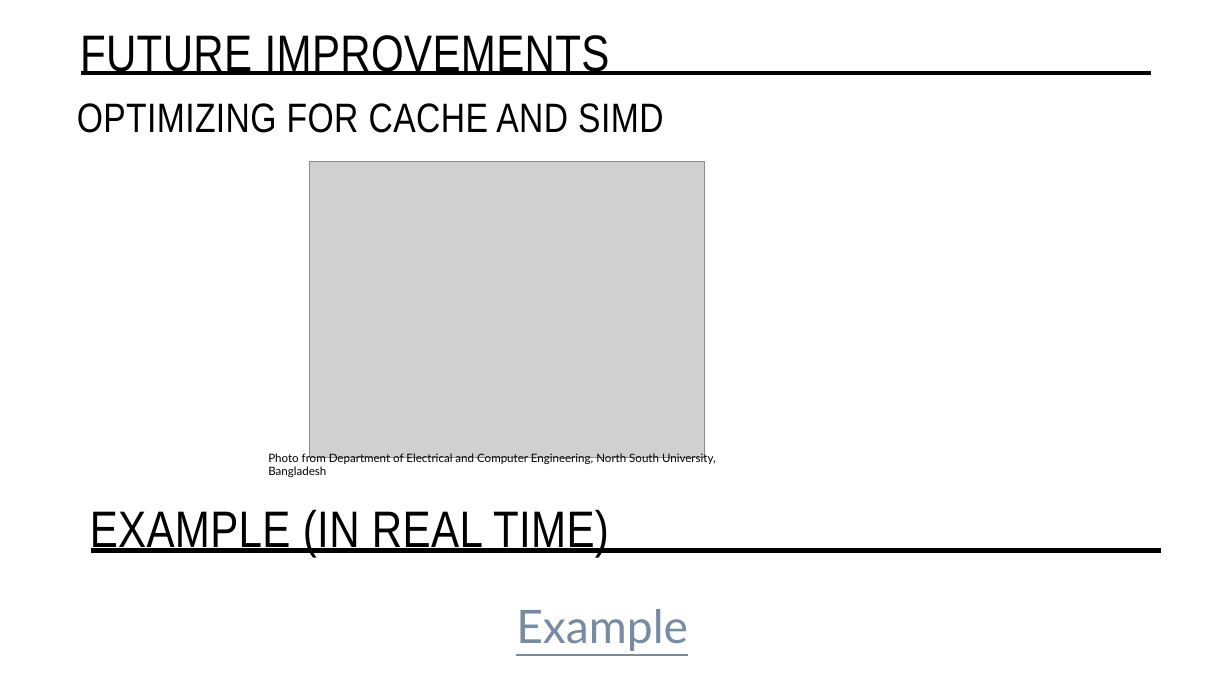
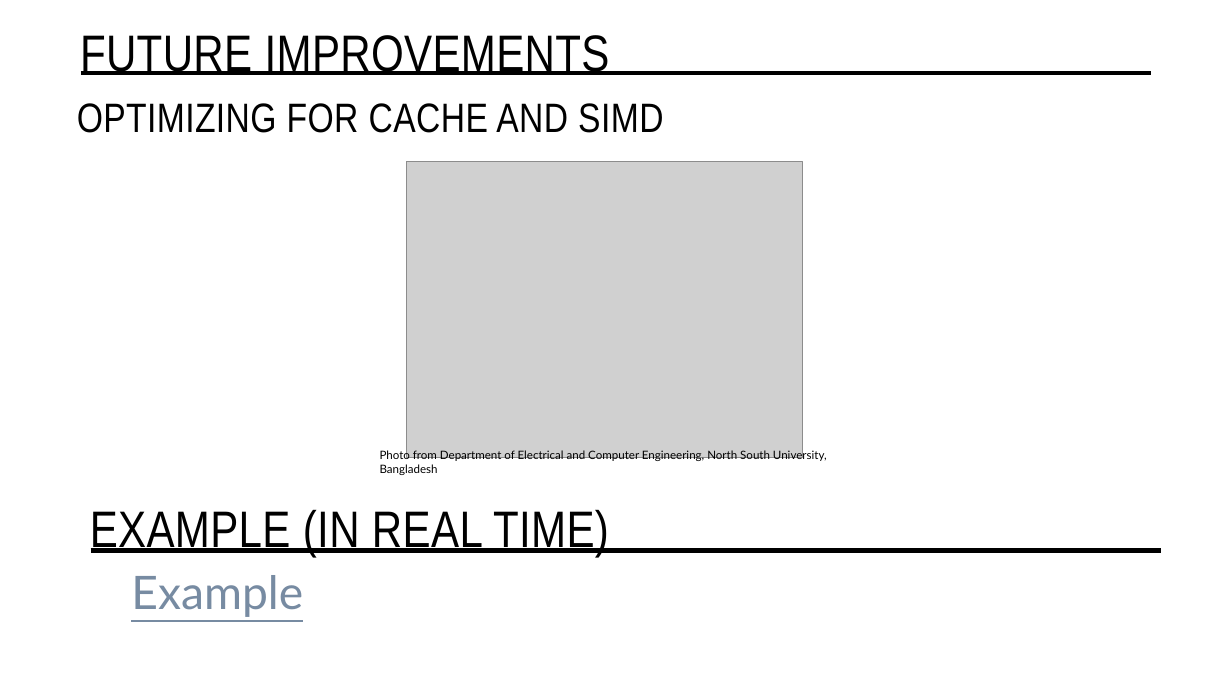
Before and after one commit to matthew9755123/N-Body_Sim, a slide deck: slide 11 of N-Body Simulator.pptx. Drawn at 1232x693 pixels with LibreOffice and Linux fonts; fonts in the diff are those of the drawing; grey boxes stand for pictures. Boxes give left, top, right and bottom in pixels: in the first picture for what was removed or moved away, otherwise in the second. Text is boxed around its words. In the diff, an @@ line names an element or a change of style, - is before the commit and + after.

```diff
--- a/N-Body Simulator.pptx
+++ b/N-Body Simulator.pptx
@@ picture: place and size @@
-picture at [310, 162, 705, 457]
+picture at [407, 162, 802, 457]
@@ text "Photo from Department of Electrical ...": place and size @@
-text "Photo from Department of Electrical ..." at [268, 452, 716, 477]
+text "Photo from Department of Electrical ..." at [380, 450, 827, 475]
@@ text "Example": place and size @@
-text "Example" at [516, 609, 688, 651]
+text "Example" at [131, 575, 303, 617]
```
Also in this commit, not shown: 3 other slides changed, 1 slide added, 1 slide removed, 21 other files.
